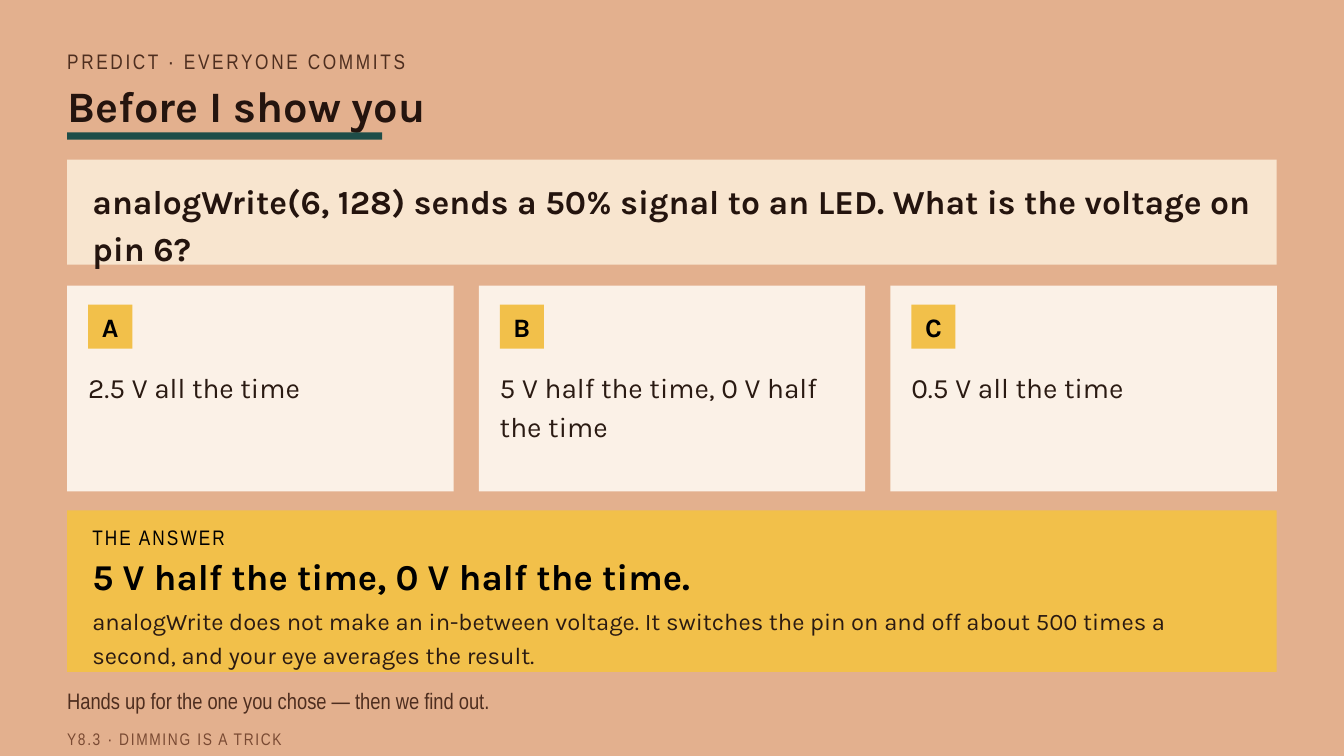
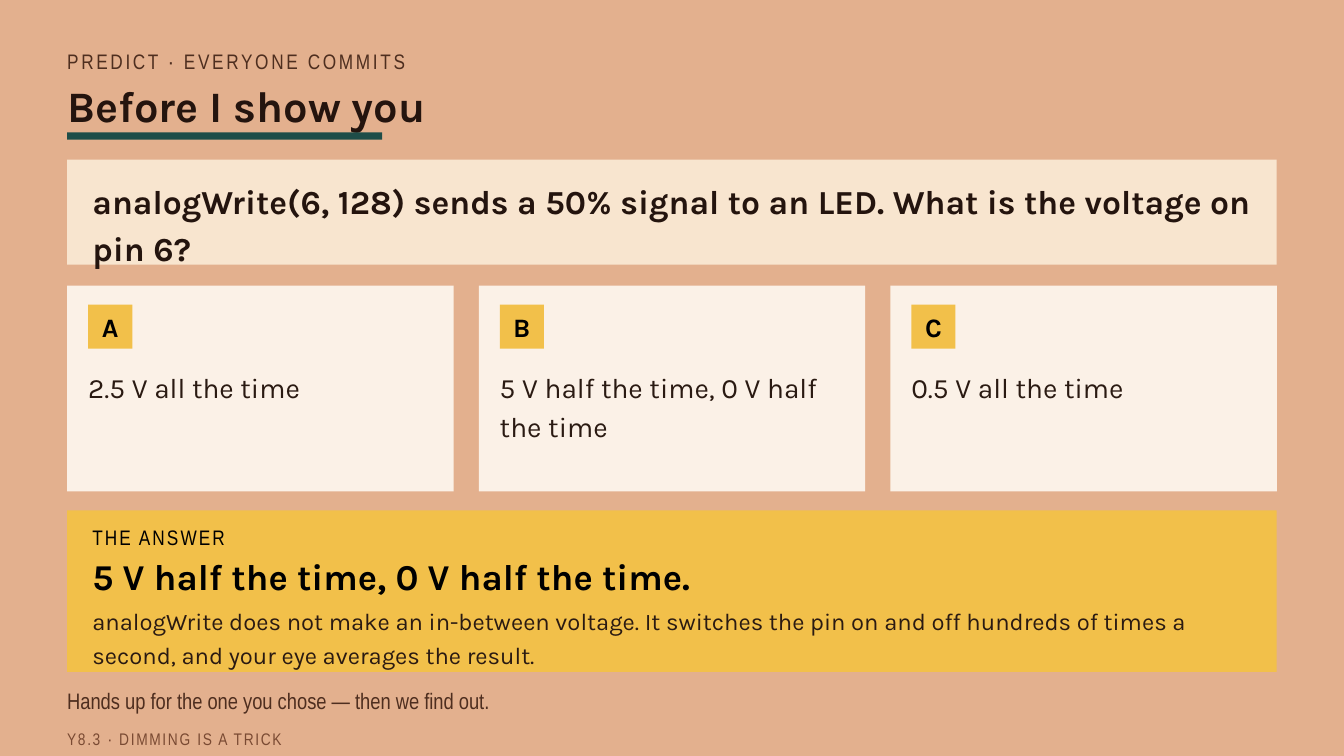
Before and after one commit to beatsaway/luacslides, a slide deck: slide 4 of v2026/Y8-3-Dimming-is-a-trick.pptx. Drawn at 1344x756 pixels with LibreOffice and Linux fonts; fonts in the diff are those of the drawing. Boxes give left, top, right and bottom in pixels: in the first picture for what was removed or moved away, otherwise in the second. Text is boxed around its words. In the diff, an @@ line names an element or a change of style, - is before the commit and + after.

```diff
--- a/v2026/Y8-3-Dimming-is-a-trick.pptx
+++ b/v2026/Y8-3-Dimming-is-a-trick.pptx
@@ text at bbox=[92, 613, 1185, 670]: text changed @@
-analogWrite does not make an in-between voltage. It switches the pin on and off about 500 times a second, and your eye averages the result.
+analogWrite does not make an in-between voltage. It switches the pin on and off hundreds of times a second, and your eye averages the result.
```
Also in this commit, not shown: 34 other files.
